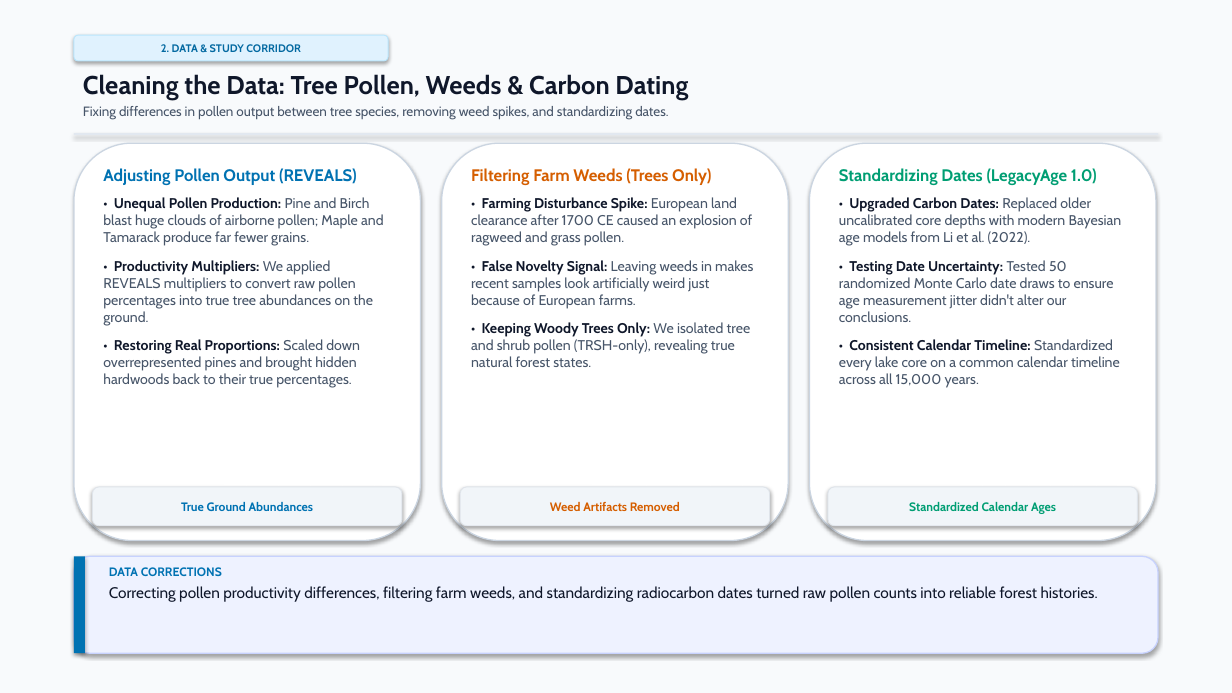
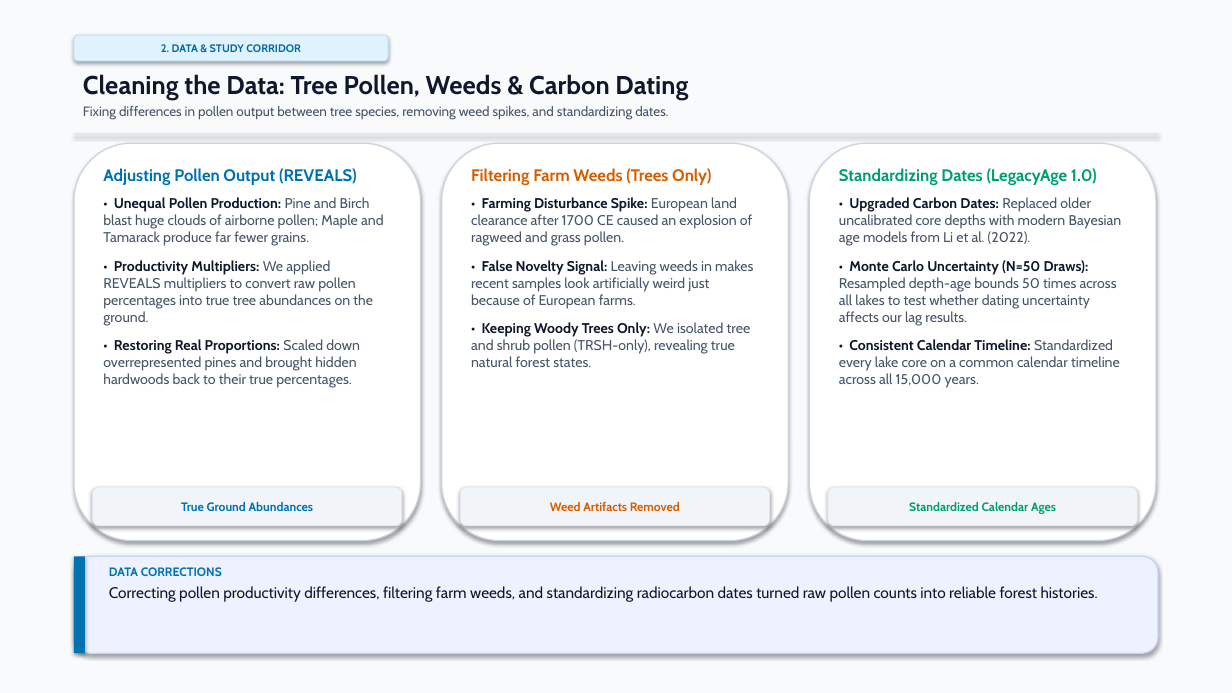
Before and after one commit to vivek-r-2000/EST-Project, a slide deck: slide 6 of TBD2_Final_Project_Presentation_unslopped.pptx. Drawn at 1232x693 pixels with LibreOffice and Linux fonts; fonts in the diff are those of the drawing. Boxes give left, top, right and bottom in pixels: in the first picture for what was removed or moved away, otherwise in the second. Text is boxed around its words. In the diff, an @@ line names an element or a change of style, - is before the commit and + after.

```diff
--- a/TBD2_Final_Project_Presentation_unslopped.pptx
+++ b/TBD2_Final_Project_Presentation_unslopped.pptx
@@ text at [839, 260, 1117, 325]: text changed @@
-• Testing Date Uncertainty: Tested 50 randomized Monte Carlo date draws to ensure age measurement jitter didn't alter our conclusions.
+• Monte Carlo Uncertainty (N=50 Draws): Resampled depth-age bounds 50 times across all lakes to test whether dating uncertainty affects our lag results.
```
Also in this commit, not shown: 18 other slides changed, 1 other file.
